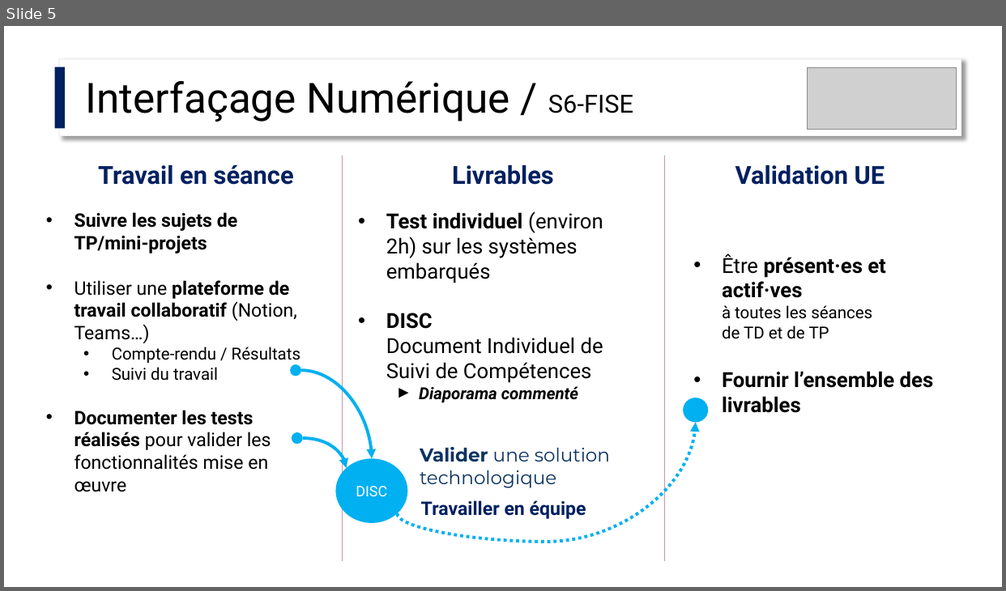
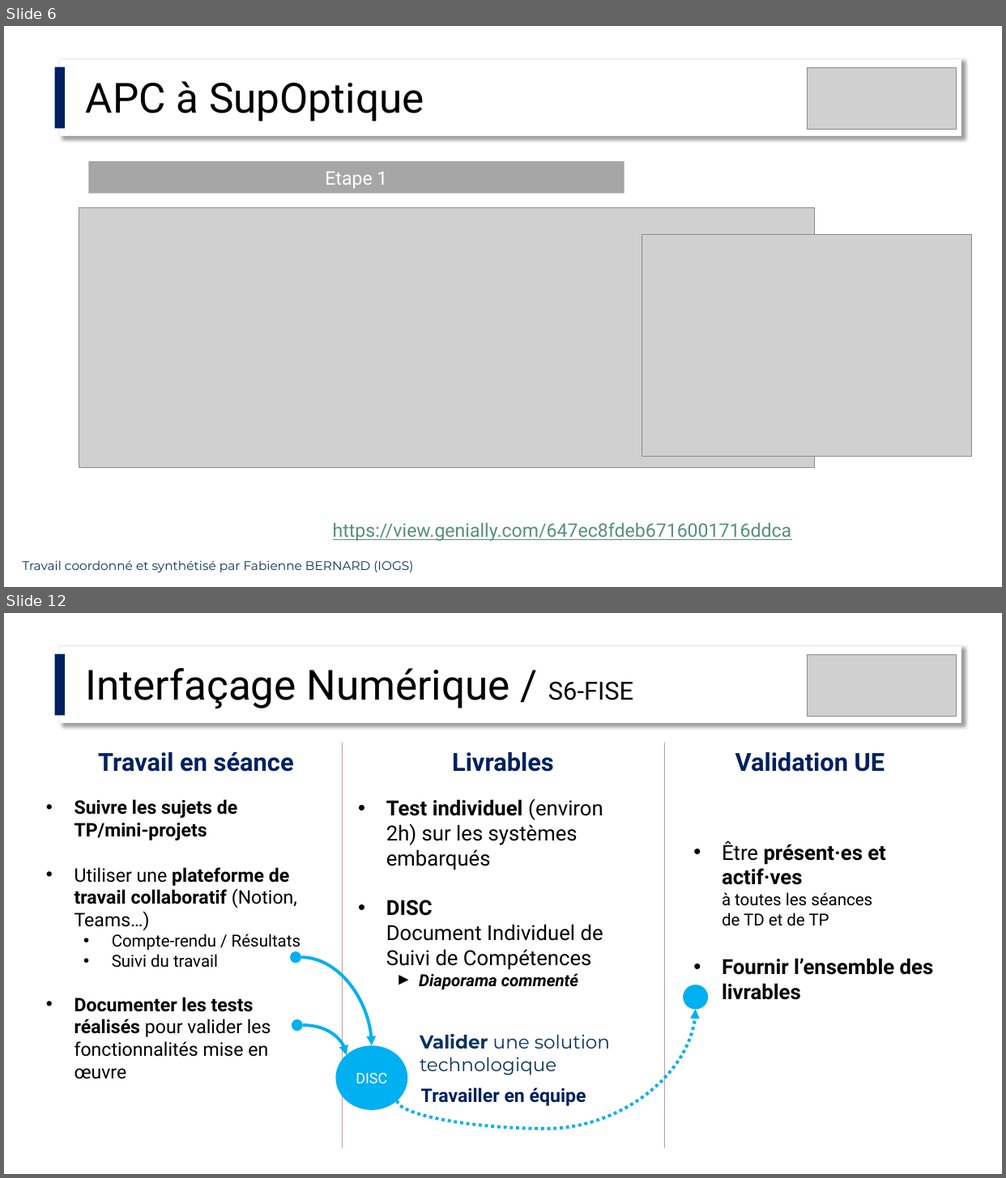
Before and after one commit to IOGS-Digital-Methods/semester-6, a slide deck: InterfacageNumerique/APC/S6_IntNum_APC.pptx. Shown one above the other, each under a label of ours: slide 5 before the commit, slides 6 and 12 after it; the slides between them are not shown. The pictures are 1006x591 and 1006x1178 pixels, drawn with LibreOffice and Linux fonts; fonts in the diff are those of the drawing; grey boxes stand for pictures. Boxes give left, top, right and bottom in pixels: in the first picture for what was removed or moved away, otherwise in the second. Text is boxed around its words. In the diff, an @@ line names an element or a change of style, - is before the commit and + after.

```diff
--- a/InterfacageNumerique/APC/S6_IntNum_APC.pptx
+++ b/InterfacageNumerique/APC/S6_IntNum_APC.pptx
@@ slide 6 added at <box>4,26,1002,587</box>, background #FFFFFF @@
@@ rectangle added at <box>55,67,66,129</box>, fill #002060 @@
@@ rectangle added at <box>59,59,961,136</box>, fill #FFFFFF, outline #F2F2F2 1 pt @@
@@ picture added at <box>808,68,957,130</box> @@
@@ text added at <box>86,81,424,122</box>, 40 pt, text #000000 @@
+APC à SupOptique
@@ rectangle added at <box>88,161,624,194</box>, fill #A6A6A6, 18 pt, text #FFFFFF @@
+Etape 1
@@ picture added at <box>79,208,815,467</box> @@
@@ picture added at <box>641,235,972,456</box> @@
@@ text added at <box>333,523,792,541</box>, 18 pt, text #568F7B, underline @@
+https://view.genially.com/647ec8fdeb6716001716ddca
@@ text added at <box>23,561,413,573</box>, 12 pt, text #0A3260 @@
+Travail coordonné et synthétisé par Fabienne BERNARD (IOGS)
@@ what was slide 5 is now slide 12 @@
```
Also in this commit, not shown: 5 slides changed, 15 other slides added, 1 slide removed, 2 other files.
